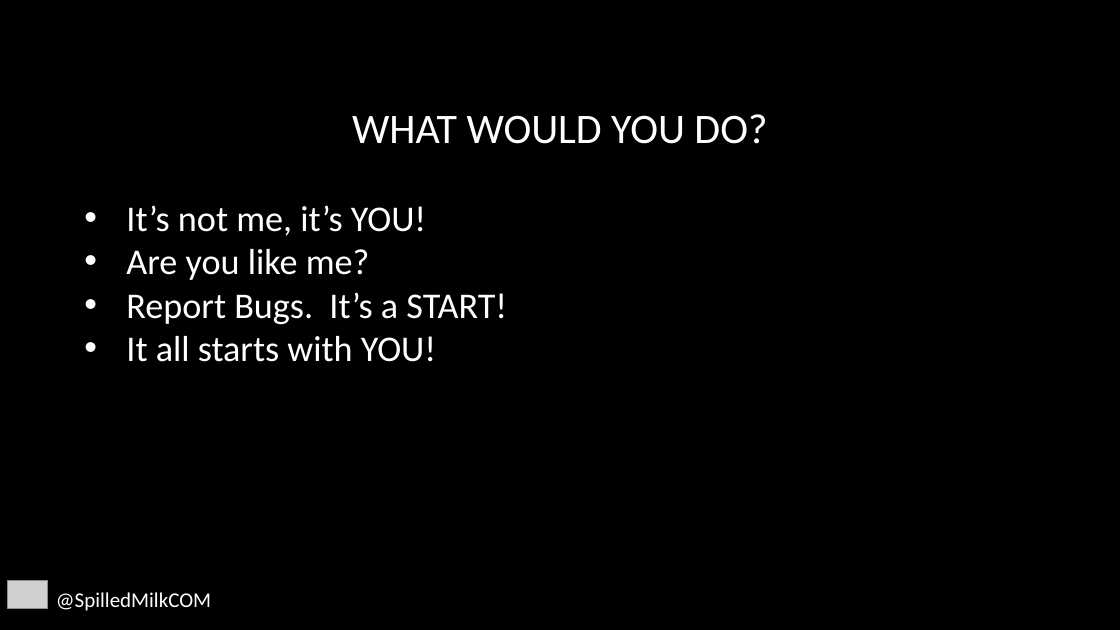
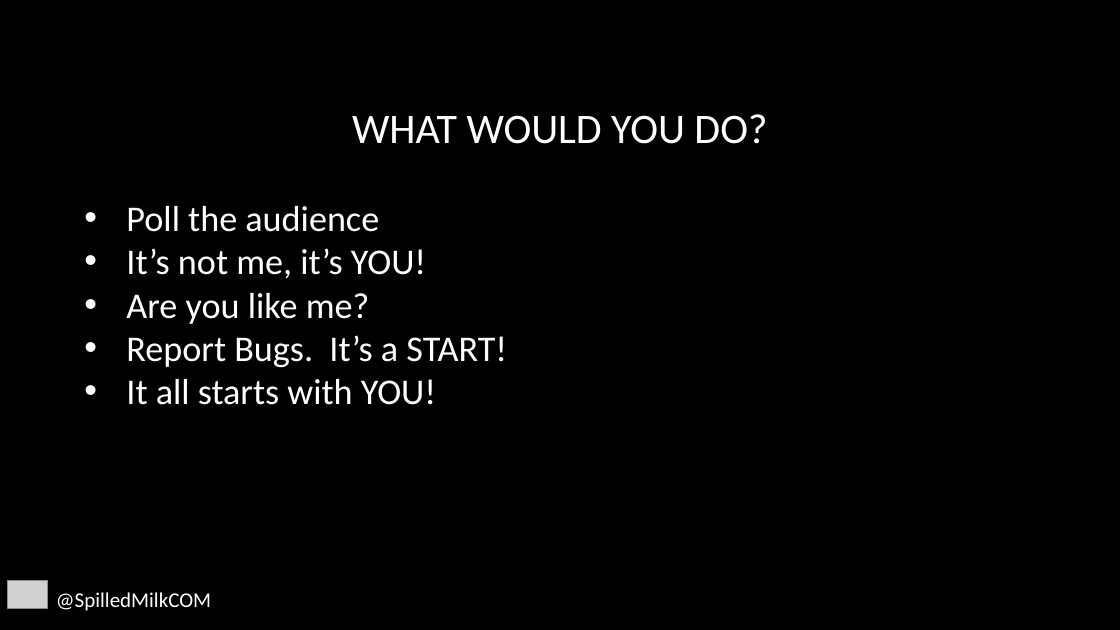
Before and after one commit to SpilledMilkCOM/DenDevDayUWP, a slide deck: slide 15 of Giving Back.pptx (slide 14 before the commit). Drawn at 1120x630 pixels with LibreOffice and Linux fonts; fonts in the diff are those of the drawing; grey boxes stand for pictures; background and template pictures are left out. Boxes give left, top, right and bottom in pixels: in the first picture for what was removed or moved away, otherwise in the second. Text is boxed around its words. In the diff, an @@ line names an element or a change of style, - is before the commit and + after.

Commit message:
Tweaked PP deck

```diff
--- a/Giving Back.pptx
+++ b/Giving Back.pptx
@@ text at [126,206,379,232]: paragraph added @@
+• Poll the audience
```
